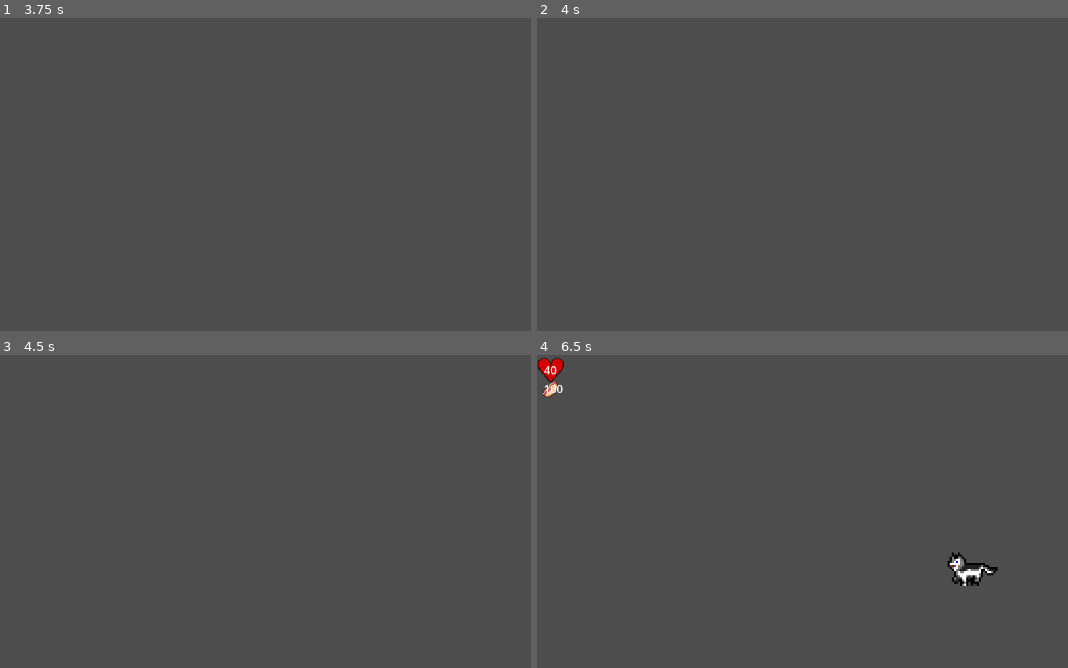
Above: before the commit, frames 1-4 (two rows, left to right).
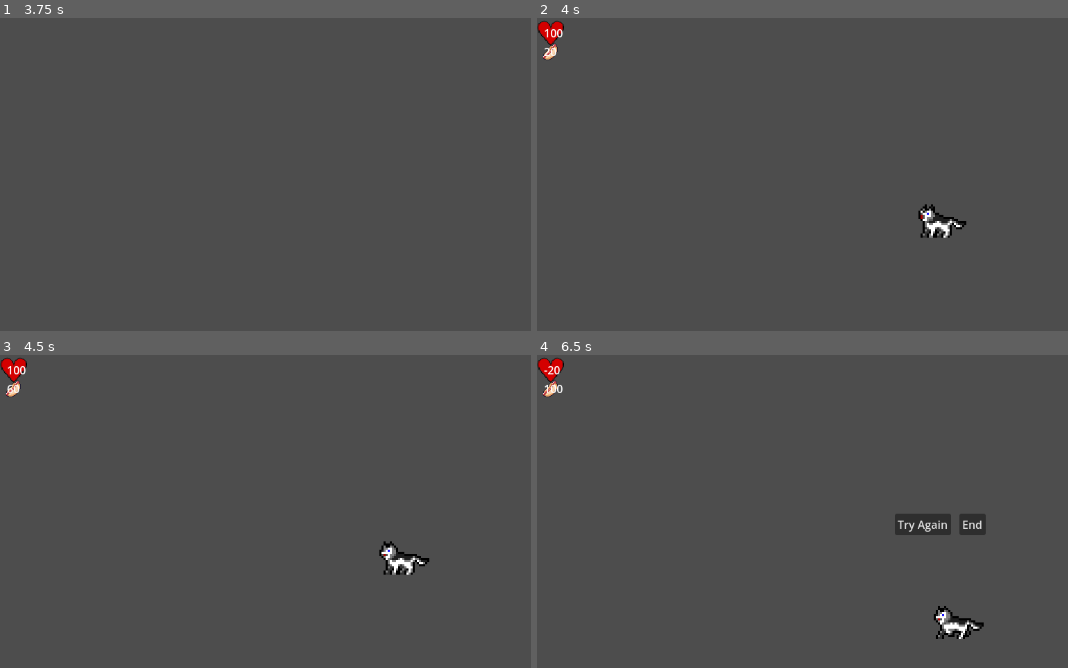
Above: after the commit, the same moments.

Repository: limbospoon/petgame
Game: Godot game, scene res://scenes/main.tscn
Same seed, same stepped clock (60 frames per second), same inputs: the game is played once before the commit and once after it.
Inputs (mouse positions are in pixels of both pictures, inside the frame that each line leads up to):
- Up to frame 1 (3.75 s): click "Load House" at 0.5 s; tap Enter at 1.25 s; move the mouse to (outside the picture) at 1.27 s; click (outside the picture) at 1.42 s; move the mouse to (238, 265) at 2.02 s; click (238, 265) at 2.17 s; move the mouse to (477, 143) at 2.77 s; click (477, 143) at 2.92 s; click "Try Again" at 3.5 s
- Up to frame 2 (4 s): no input
- Up to frame 3 (4.5 s): move the mouse to (outside the picture) at 4.27 s; click (outside the picture) at 4.42 s
- Up to frame 4 (6.5 s): move the mouse to (outside the picture) at 5.02 s; click (outside the picture) at 5.17 s; move the mouse to (696, 511) at 5.77 s; click (696, 511) at 5.92 s

Frame 1 is identical in both runs. In frame 2, 0.9% of the frame differs, in the area x 0-81%, y 0-71%; in frame 3, 0.9%; in frame 4, 2.0%, in the area x 1-87%, y 3-91%.

Commit message:
started create-a-dog

Diff:
--- a/assets/scripts/scene_manager.gd
+++ b/assets/scripts/scene_manager.gd
@@ -19,12 +19,9 @@
 
 func load_create_a_dog():
 	print("Loading create-a-dog")
+	current_scene.queue_free()
 
-
-	get_tree().root.remove_child(current_scene)
-
-	current_scene.queue_free()
-	await get_tree().create_timer(1).timeout
+	await get_tree().create_timer(0.2).timeout
 	print("House scene unloaded")
 
 	if not is_instance_valid(current_scene):
@@ -34,7 +31,7 @@
 	#get ref to gamerover manager
 	var game_over_manager = current_scene.get_node("%GameOverMenu")
 
-	 #bind retry signal to load create-a-dog
+	#bind retry signal to load create-a-dog
 	game_over_manager.on_retry.connect(load_create_a_dog)
 	print("Rebinded retry")
 
--- /dev/null
+++ b/scenes/create-a-dog.tscn
@@ -0,0 +1,39 @@
+[gd_scene format=3 uid="uid://ckabig2cy5qbd"]
+
+[node name="Node2D" type="Node2D"]
+
+[node name="Control" type="Control" parent="."]
+layout_mode = 3
+anchors_preset = 15
+anchor_right = 1.0
+anchor_bottom = 1.0
+offset_right = 1150.0
+offset_bottom = 650.0
+grow_horizontal = 2
+grow_vertical = 2
+size_flags_horizontal = 3
+size_flags_vertical = 3
+
+[node name="PanelContainer" type="PanelContainer" parent="Control"]
+layout_mode = 1
+anchors_preset = 5
+anchor_left = 0.5
+anchor_right = 0.5
+offset_left = -142.0
+offset_top = 43.0
+offset_right = 143.0
+offset_bottom = 83.0
+grow_horizontal = 2
+
+[node name="HBoxContainer" type="HBoxContainer" parent="Control/PanelContainer"]
+layout_mode = 2
+
+[node name="DogNameLabel" type="Label" parent="Control/PanelContainer/HBoxContainer"]
+layout_mode = 2
+text = "Dog Name"
+
+[node name="EnterDogNameBox" type="LineEdit" parent="Control/PanelContainer/HBoxContainer"]
+layout_mode = 2
+size_flags_horizontal = 3
+placeholder_text = "Enter dog name"
+max_length = 12
